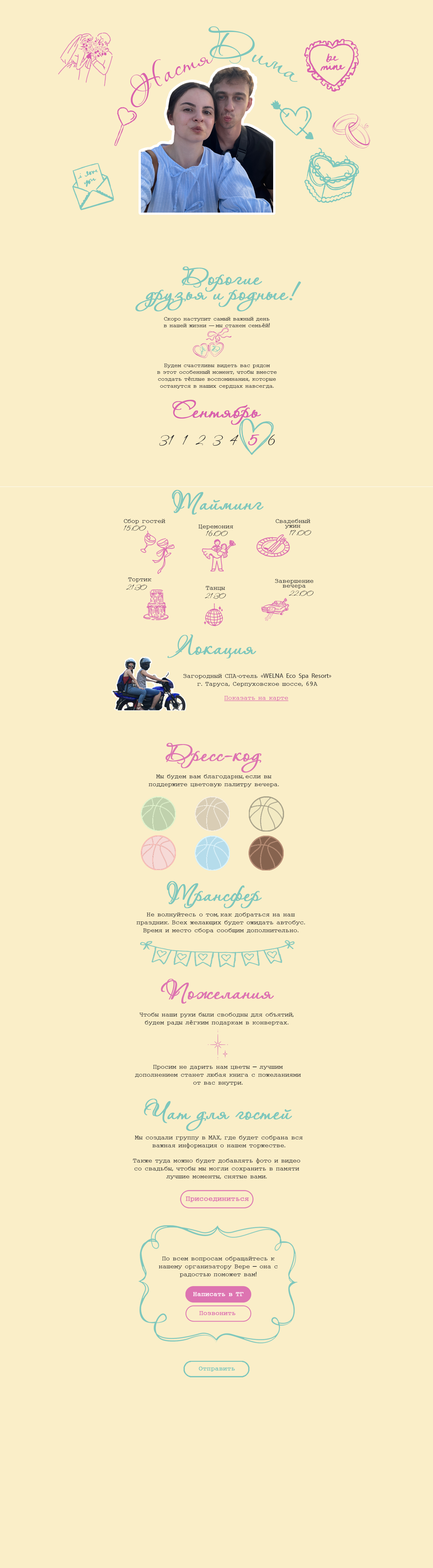
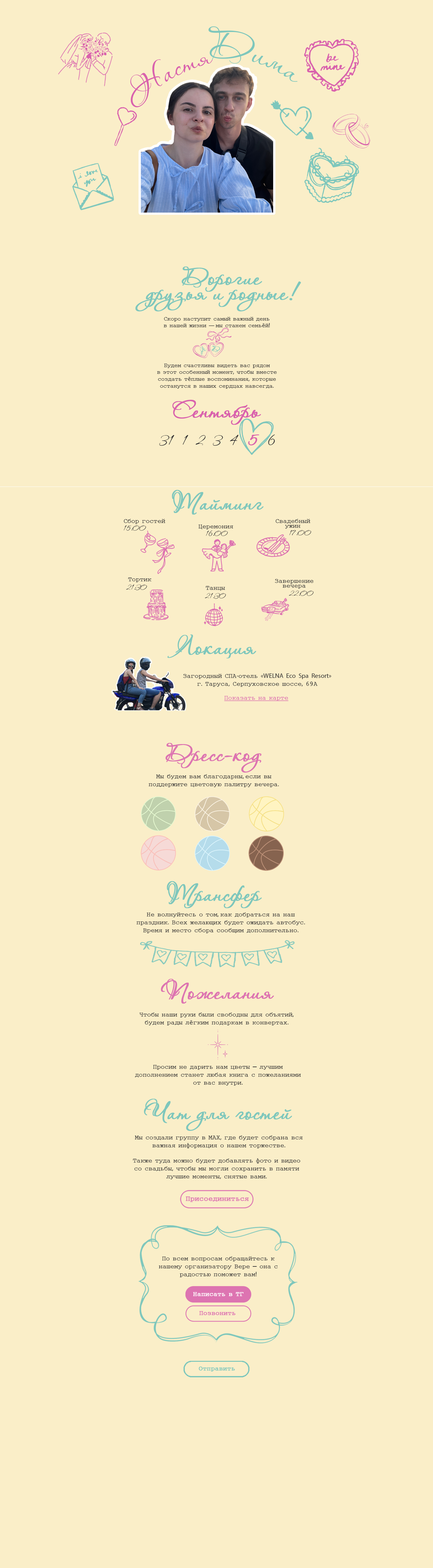
Two versions of the same layered image (w=433, h=1568). Layer-by-layer changes:
renamed "Слой 27" to "зел нью", moved it above "жел нью", painted on it over left=140, top=796, right=176, bottom=832
renamed "Слой 40" to "жел нью", painted on it over left=248, top=796, right=284, bottom=832
renamed "Слой 31" to "роз нью", painted on it over left=140, top=835, right=176, bottom=871
renamed "Слой 30" to "кор нью", painted on it over left=248, top=835, right=284, bottom=871
renamed "Слой 29" to "беж нью", painted on it over left=194, top=796, right=230, bottom=832
renamed "Слой 28" to "гол нью", painted on it over left=194, top=835, right=230, bottom=871
